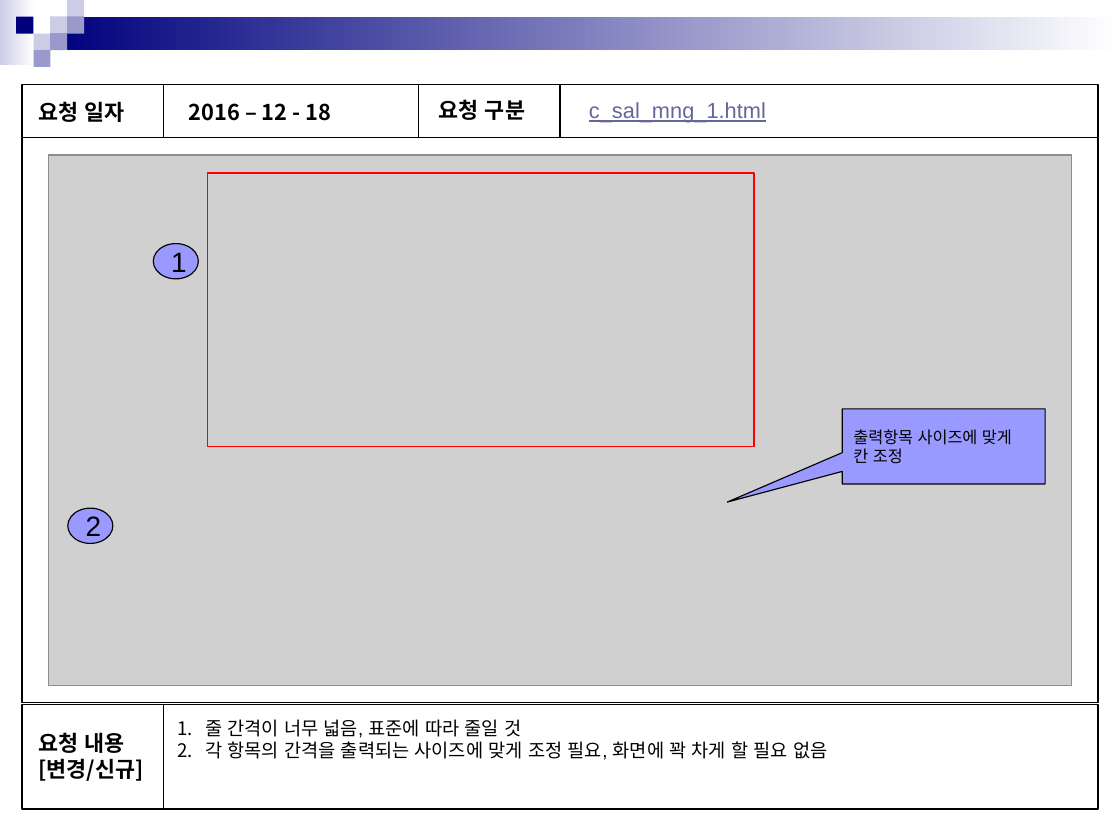
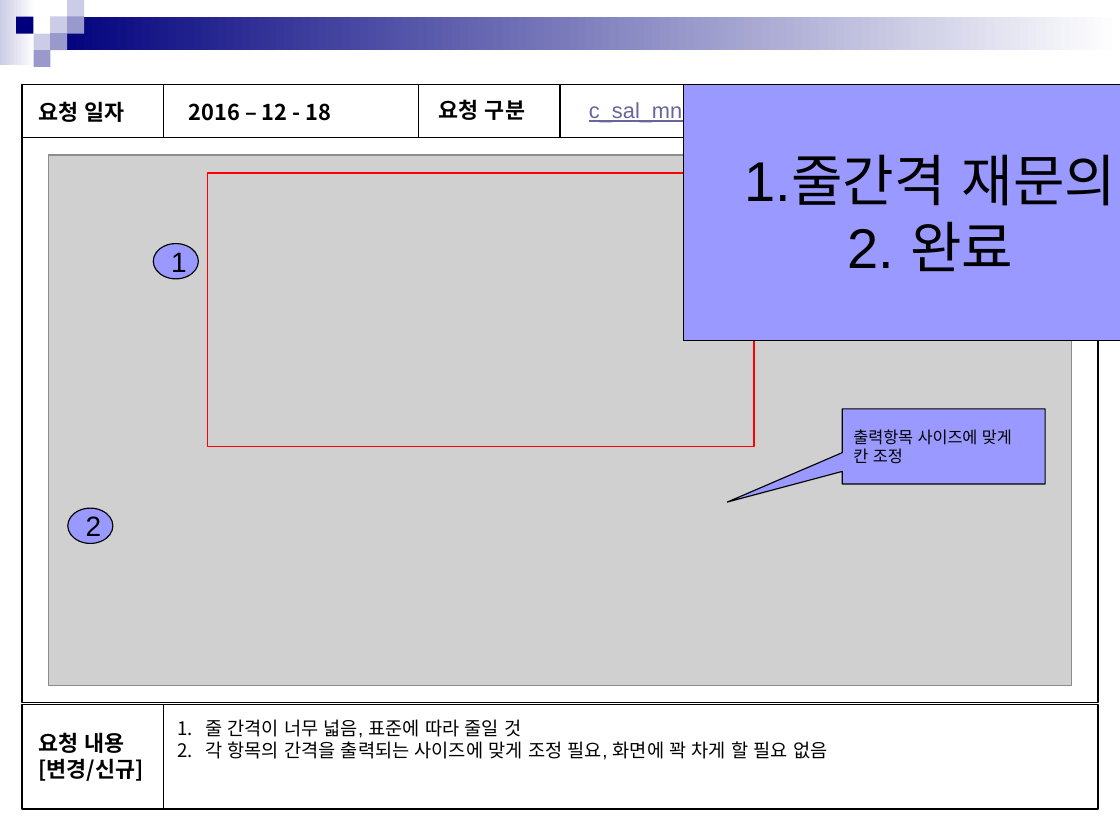
Before and after one commit to in-yong/sinsin_project, a slide deck: slide 2 of 공유문서/수정요청/화면점검(공통,영업,자재,전체)_20161218/화면점검_20161218(영업).pptx. Drawn at 1120x840 pixels with LibreOffice and Linux fonts; fonts in the diff are those of the drawing; grey boxes stand for pictures. Boxes give left, top, right and bottom in pixels: in the first picture for what was removed or moved away, otherwise in the second. Text is boxed around its words. In the diff, an @@ line names an element or a change of style, - is before the commit and + after.

Commit message:
[김영은] 영업페이지 수정완료, 반영이미지추가

```diff
--- a/공유문서/수정요청/화면점검(공통,영업,자재,전체)_20161218/화면점검_20161218(영업).pptx
+++ b/공유문서/수정요청/화면점검(공통,영업,자재,전체)_20161218/화면점검_20161218(영업).pptx
@@ rectangle added at [683, 85, 1120, 340], fill #9999FF, outline #000000 0.75 pt, 36 pt, text #000000 @@
+1.줄간격 재문의
+2. 완료
```
Also in this commit, not shown: 6 other slides changed, 22 other files.
